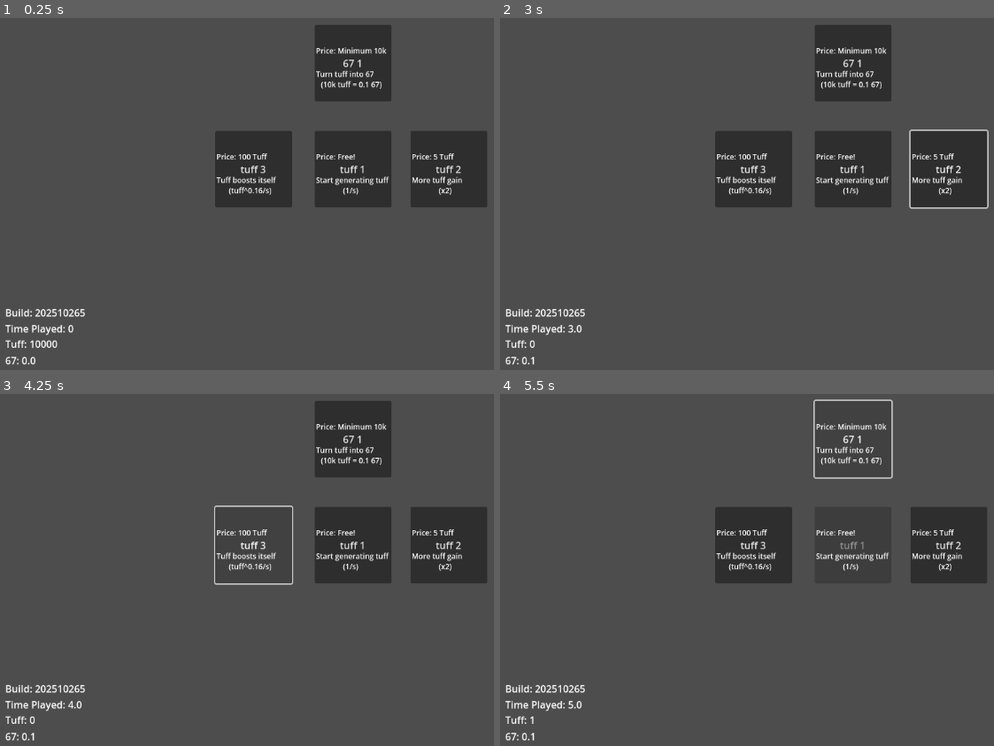
Above: before the commit, frames 1-4 (two rows, left to right).
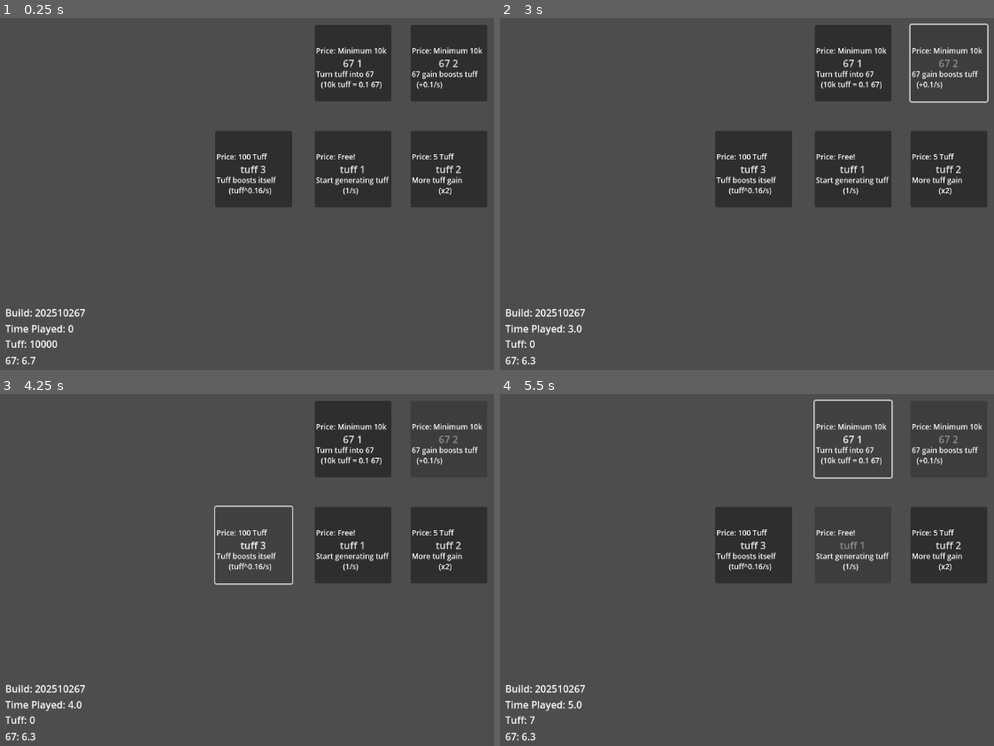
Above: after the commit, the same moments.

Repository: flumpsi/upgradetree
Game: Godot game, scene res://node_2d.tscn
The game is run twice, just before and just after one commit, with the same random seed, the same clock (stepped at 60 frames per second) and the same inputs.
Inputs (mouse positions are in pixels of both pictures, inside the frame that each line leads up to):
- Up to frame 1 (0.25 s): no input
- Up to frame 2 (3 s): click "tuff 1" at 0.5 s; click "67 1" at 1.25 s; click "tuff 2" at 2 s; click (949, 63) at 2.75 s, where only the run after the commit has a clickable "67 2"
- Up to frame 3 (4.25 s): click "tuff 3" at 3.5 s
- Up to frame 4 (5.5 s): click "tuff 1" at 4.25 s; click "67 1" at 5 s

The runs differ from the first frame. In frame 1, 3.2% of the frame differs, in the area x 4-99%, y 2-99%; in frame 2, 1.0%; in frame 3, 0.3%; in frame 4, 0.4%.

Commit message:
Add Upgrade5 which boosts 67 gain. Make multiplication system work more nicely (variable)

Diff:
--- a/node_2d.gd
+++ b/node_2d.gd
@@ -1,9 +1,12 @@
 extends Node2D
 
 var tuff = 10000.0
-var sixSeven = 0.0
+var sixSeven = 6.7
+
 var timePlayed = 0.0
-var perSecondX = 1.0
+var perSecondX = basePerSecondX
+var basePerSecondX = 1.0
+var multiplier = 1.0
 var reset = false
 
 func _process(dt):
--- a/node_2d.tscn
+++ b/node_2d.tscn
@@ -1,10 +1,11 @@
-[gd_scene load_steps=6 format=3 uid="uid://dn24vabxxuoyk"]
+[gd_scene load_steps=7 format=3 uid="uid://dn24vabxxuoyk"]
 
 [ext_resource type="Script" uid="uid://c5e6gv87mfeap" path="res://node_2d.gd" id="1_0e48y"]
 [ext_resource type="Script" uid="uid://bjbtg7vmgu5co" path="res://button.gd" id="1_wtcfe"]
 [ext_resource type="Script" uid="uid://qeiiaunmxisl" path="res://upgrade_2.gd" id="3_0hol4"]
 [ext_resource type="Script" uid="uid://7xldj65ejr16" path="res://upgrade_3.gd" id="3_epypp"]
 [ext_resource type="Script" uid="uid://dj1g06x271b8k" path="res://upgrade_4.gd" id="3_q6r6c"]
+[ext_resource type="Script" uid="uid://c3rmlwxod4p8t" path="res://upgrade_5.gd" id="4_kdubu"]
 
 [node name="Node2D" type="Node2D"]
 script = ExtResource("1_0e48y")
@@ -99,6 +100,44 @@
 
 [node name="Timer" type="Timer" parent="Upgrade4"]
 
+[node name="Upgrade5" type="Button" parent="."]
+offset_left = 683.0
+offset_top = 66.0
+offset_right = 808.0
+offset_bottom = 191.0
+theme_override_font_sizes/font_size = 16
+text = "67 2"
+script = ExtResource("4_kdubu")
+
+[node name="Price" type="Label" parent="Upgrade5"]
+layout_mode = 0
+offset_left = 2.0
+offset_top = 72.0
+offset_right = 124.0
+offset_bottom = 95.0
+theme_override_font_sizes/font_size = 12
+text = "67 gain boosts tuff"
+
+[node name="Description" type="Label" parent="Upgrade5"]
+layout_mode = 0
+offset_left = 2.0
+offset_top = 34.0
+offset_right = 124.0
+offset_bottom = 57.0
+theme_override_font_sizes/font_size = 12
+text = "Price: Minimum 10k"
+
+[node name="Math" type="Label" parent="Upgrade5/Description"]
+layout_mode = 0
+offset_left = 8.0
+offset_top = 55.0
+offset_right = 108.0
+offset_bottom = 78.0
+theme_override_font_sizes/font_size = 12
+text = "(+0.1/s)"
+
+[node name="Timer" type="Timer" parent="Upgrade5"]
+
 [node name="Upgrade2" type="Button" parent="."]
 offset_left = 683.0
 offset_top = 239.0
@@ -190,12 +229,14 @@
 offset_top = 524.0
 offset_right = 135.0
 offset_bottom = 549.0
-text = "Build: 202510265"
+text = "Build: 202510267"
 
 [connection signal="pressed" from="Upgrade1" to="Upgrade1" method="_on_pressed"]
 [connection signal="timeout" from="Upgrade1/Timer" to="Upgrade1" method="_on_timer_timeout"]
 [connection signal="pressed" from="Upgrade4" to="Upgrade4" method="_on_pressed"]
 [connection signal="timeout" from="Upgrade4/Timer" to="Upgrade4" method="_on_timer_timeout"]
+[connection signal="pressed" from="Upgrade5" to="Upgrade5" method="_on_pressed"]
+[connection signal="timeout" from="Upgrade5/Timer" to="Upgrade5" method="_on_timer_timeout"]
 [connection signal="pressed" from="Upgrade2" to="Upgrade2" method="_on_pressed"]
 [connection signal="timeout" from="Upgrade2/Timer" to="Upgrade2" method="_on_timer_timeout"]
 [connection signal="pressed" from="Upgrade3" to="Upgrade3" method="_on_pressed"]
--- a/upgrade_2.gd
+++ b/upgrade_2.gd
@@ -19,7 +19,7 @@
 		firsttime = false
 		purchased = true
 		self.disabled = true
-		get_parent().perSecondX *= 2
+		get_parent().multiplier *= 2
 		print(get_parent().tuff)
 		get_parent().tuff -=price
 	else:
--- a/upgrade_4.gd
+++ b/upgrade_4.gd
@@ -19,7 +19,7 @@
 		firsttime = false
 		purchased = true
 		self.disabled = true
-		get_parent().sixSeven = (0.1*floor(get_parent().tuff / timegive))
+		get_parent().sixSeven += (0.1*floor(get_parent().tuff / timegive))
 		get_parent().reset = true
 		get_parent().perSecondX = 0
 		get_parent().tuff = 0
--- /dev/null
+++ b/upgrade_5.gd
@@ -0,0 +1,29 @@
+extends Button
+
+var firsttime
+var purchased
+var price = 0.5
+
+func _ready():
+	firsttime = true
+
+
+
+func _on_pressed() -> void:
+	if firsttime == true and get_parent().sixSeven >= price:
+		firsttime = false
+		purchased = true
+		self.disabled = true
+		var timer = get_node("Timer")
+		timer.start()
+		get_parent().sixSeven -= price
+	else:
+		print("poor")
+
+func _on_timer_timeout() -> void:
+	# this doesn't work, don't uncomment
+	# get_parent().perSecondX += get_parent().sixSeven
+
+	# This works i guess
+	get_parent().perSecondX = get_parent().basePerSecondX + (get_parent().sixSeven * get_parent().multiplier)
+	# print("six seven: " + str(get_parent().perSecondX + get_parent().sixSeven))
Not shown, added: upgrade_5.gd.uid
